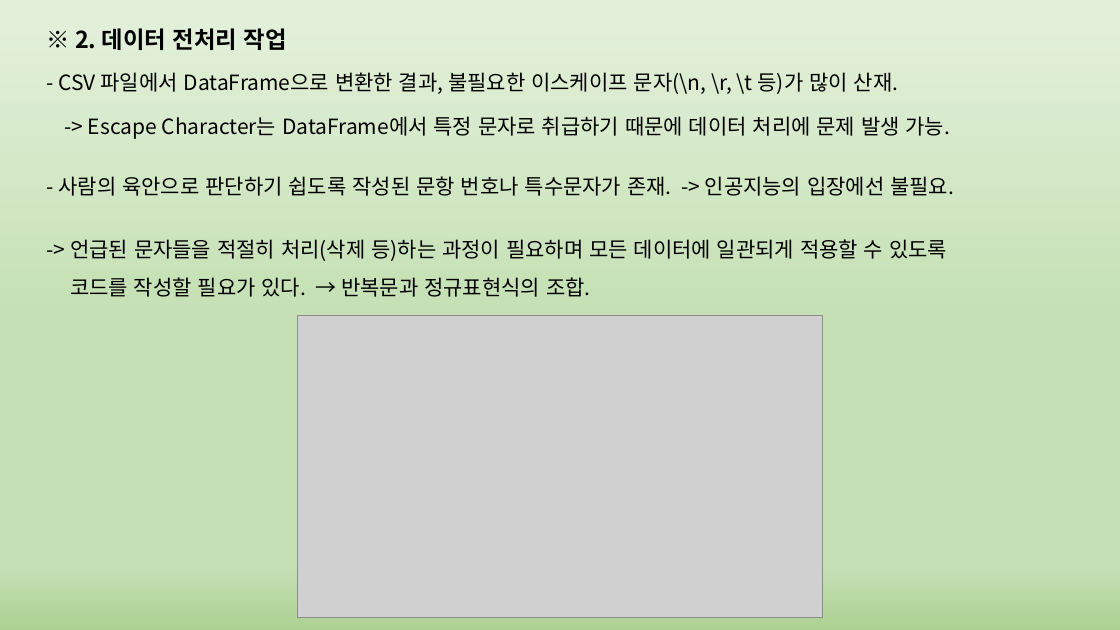
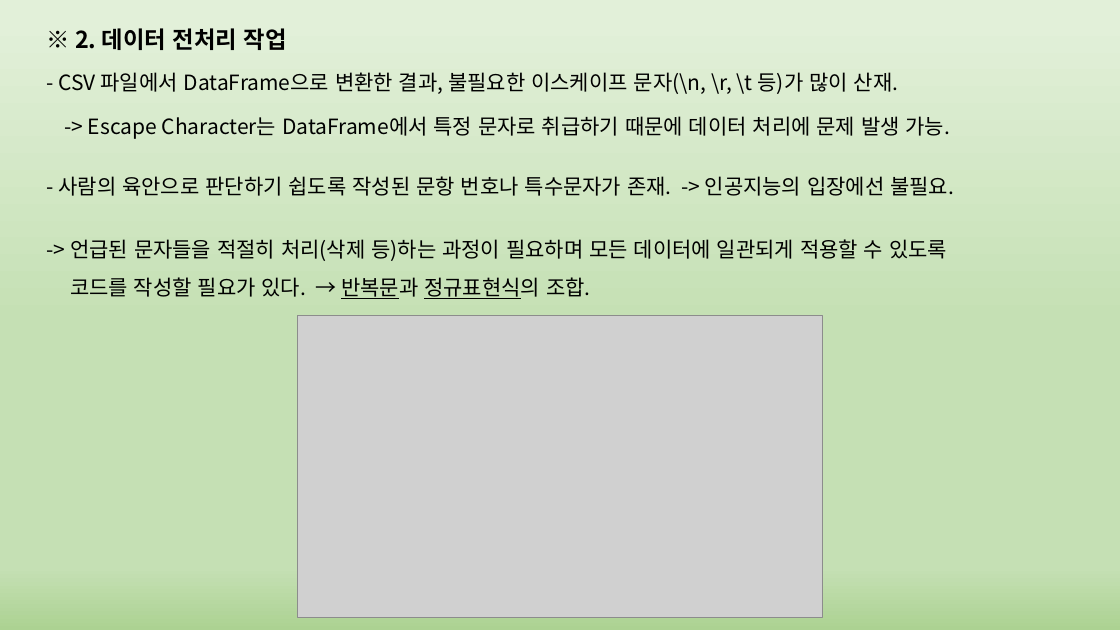
Before and after one commit to phantom0119/K-ium, a slide deck: slide 10 of 정리.pptx. Drawn at 1120x630 pixels with LibreOffice and Linux fonts; fonts in the diff are those of the drawing; grey boxes stand for pictures. Boxes give left, top, right and bottom in pixels: in the first picture for what was removed or moved away, otherwise in the second. Text is boxed around its words. In the diff, an @@ line names an element or a change of style, - is before the commit and + after.

```diff
--- a/정리.pptx
+++ b/정리.pptx
@@ text at box(70, 277, 590, 299): underline on in "반복문과 정규표현식의" @@
```
Also in this commit, not shown: 5 other slides changed.
